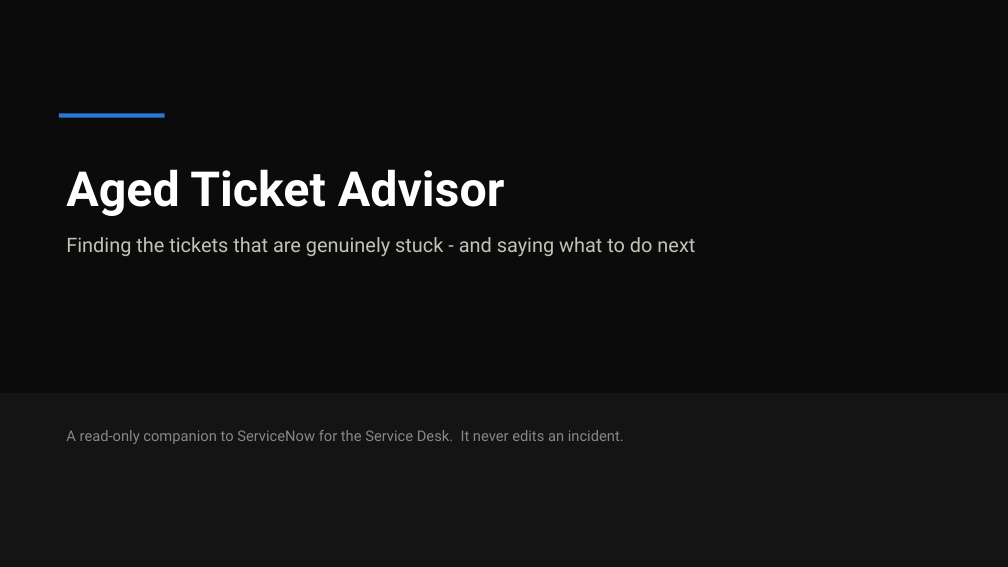
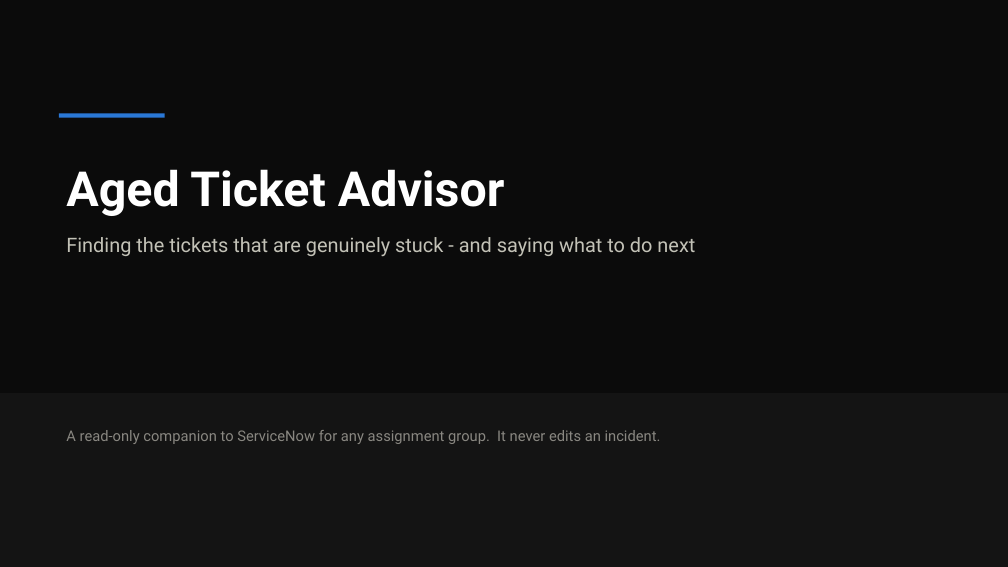
Before and after one commit to rakshith2000/SD-Advisor, a slide deck: slide 1 of docs/Aged_Ticket_Advisor_Overview.pptx. Drawn at 1008x567 pixels with LibreOffice and Linux fonts; fonts in the diff are those of the drawing. Boxes give left, top, right and bottom in pixels: in the first picture for what was removed or moved away, otherwise in the second. Text is boxed around its words. In the diff, an @@ line names an element or a change of style, - is before the commit and + after.

Commit message:
Generalized to all Assignment Groups

```diff
--- a/docs/Aged_Ticket_Advisor_Overview.pptx
+++ b/docs/Aged_Ticket_Advisor_Overview.pptx
@@ text at (66,430,661,444): text changed @@
-A read-only companion to ServiceNow for the Service Desk. It never edits an incident.
+A read-only companion to ServiceNow for any assignment group. It never edits an incident.
```
Also in this commit, not shown: 12 other slides changed, 29 other files.
